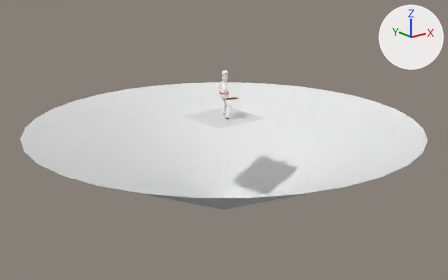
Before and after pictures for a commit that changed the Blender file Assets/AlexWork.blend.
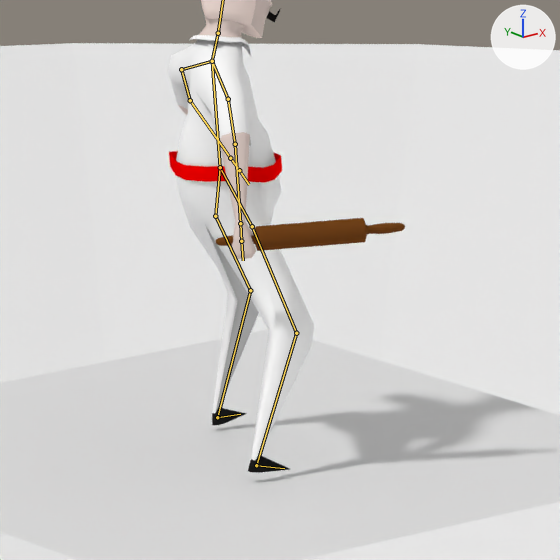
Each version appears first whole from a camera (50 mm lens) standing at (-2.502, -3.127, 1.49) and looking at (0.003, 0.004, 0.238), and next in a close-up on the part from 46% to 56% of the width and 28% to 45% of the height. The lights are fixed; the arrows at upper right show +X, +Y and +Z. Both versions are drawn at frame 17 of the action 'Chef_SkelAction'; the numbers are the values there. The bones that bend it are drawn over the model as lines in the close-ups.

The first close-up shows 'AO Cone', 'Chef_Red', 'Plane'.
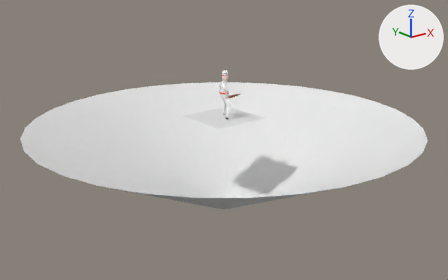
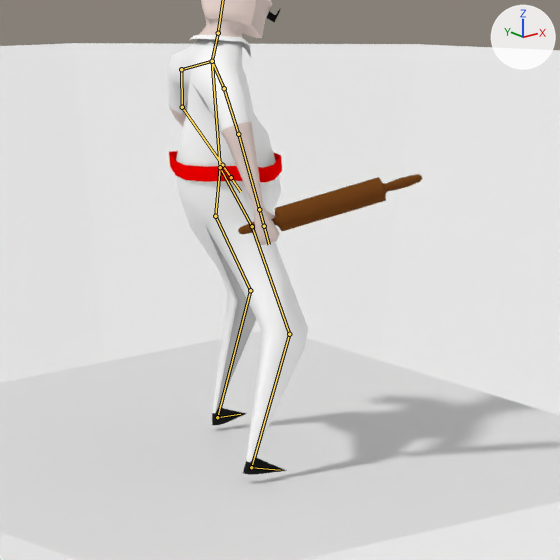
Where the change shows, as pixel boxes (x1, y1, x2, y2) in the close-ups (560 x 560 px):
'Chef_Red', posed
    before: (168, 0, 405, 473)
    after: (168, 0, 422, 475)
bone 'LF_ARM', root to tip
    before: (181, 69) to (190, 100)
    after: (181, 69) to (182, 107)
bone 'LF_LOW_ARM', root to tip
    before: (190, 100) to (230, 158)
    after: (182, 107) to (222, 165)
bone 'RT_LEG', root to tip
    before: (252, 226) to (296, 333)
    after: (252, 226) to (289, 334)
bone 'RT_LOWER_LEG', root to tip
    before: (296, 333) to (256, 465)
    after: (289, 334) to (251, 467)
bone 'RT_UP_Arm', root to tip
    before: (212, 61) to (228, 99)
    after: (212, 61) to (224, 88)
bone 'RT_ARM', root to tip
    before: (228, 99) to (235, 144)
    after: (224, 88) to (238, 134)

The change in detail:
Bone 'LF_ARM' (bone_lf_arm) turns from (-44, 31, 6) to (-37, 44, 15) degrees about its own x, y and z.
Bone 'LF_LOW_ARM' (bone_lf_low_arm) turns from (-26, 5, -1) to (-27, 0, -14) degrees about its own x, y and z.
Bone 'RT_LEG' (bone_rt_leg) turns from (-17, 4, 3) to (-18, 2, 8) degrees about its own x, y and z.
Bone 'RT_LOWER_LEG' (bone_rt_lower_leg) turns from (25, -2, 19) to (27, 1, 14) degrees about its own x, y and z.
Bone 'RT_UP_Arm' (bone_rt_up_arm) turns from (-28, 15, -30) to (-20, 0, -28) degrees about its own x, y and z.
Bone 'RT_ARM' (bone_rt_arm) turns from (-35, 1, 0) to (-49, 29, 4) degrees about its own x, y and z.
